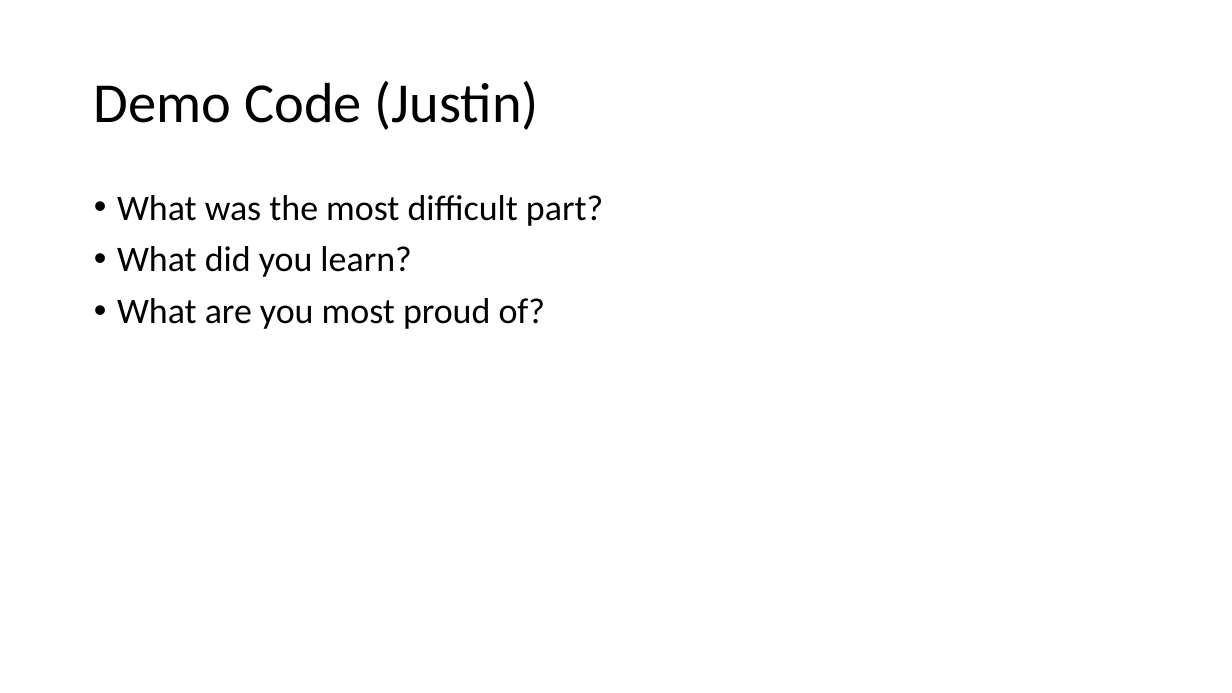
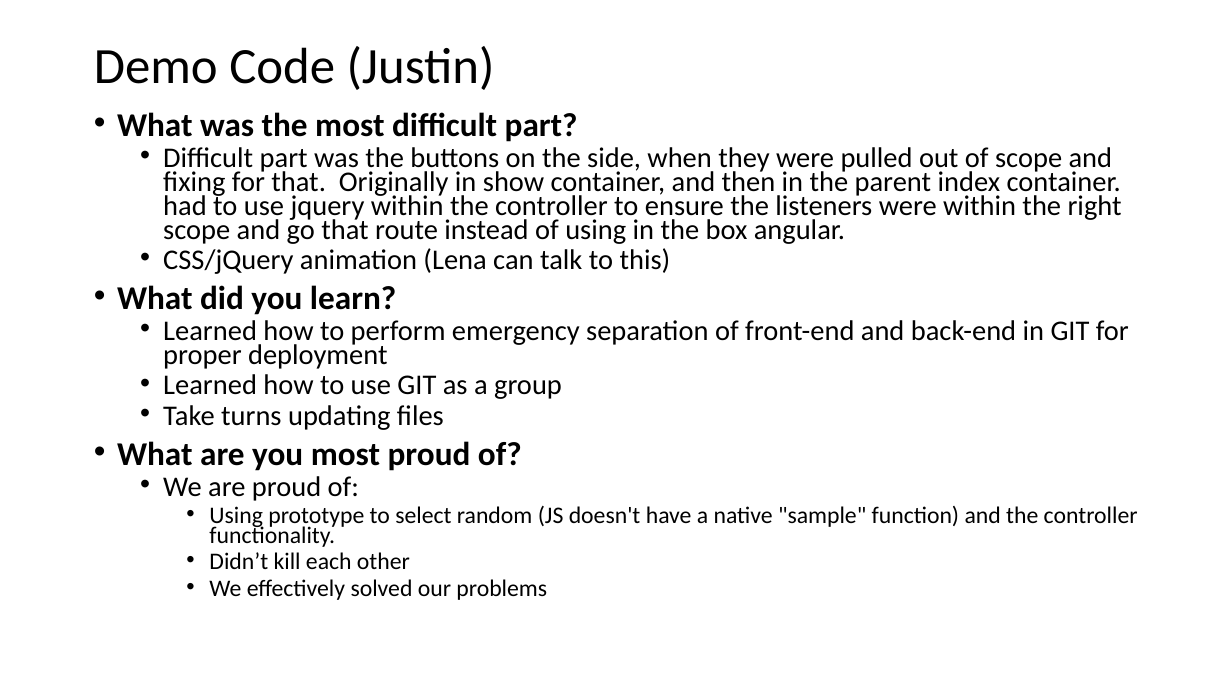
Before and after one commit to fanelenan7/project3, a slide deck: slide 3 of Group_presentation.pptx. Drawn at 1232x693 pixels with LibreOffice and Linux fonts; fonts in the diff are those of the drawing. Boxes give left, top, right and bottom in pixels: in the first picture for what was removed or moved away, otherwise in the second. Text is boxed around its words. In the diff, an @@ line names an element or a change of style, - is before the commit and + after.

```diff
--- a/Group_presentation.pptx
+++ b/Group_presentation.pptx
@@ title "Demo Code (Justin)" at <box>94,46,495,90</box>: size 44 to 39.6 pt @@
@@ text "What was the most difficult ...": place and size @@
-text "What was the most difficult ..." at <box>117,195,603,329</box>
+text "What was the most difficult ..." at <box>117,112,1138,600</box>
@@ text at <box>117,112,578,471</box>: size 28 to 25.9 pt, bold on in "What was the most difficult part?", "What did you learn?", "What are you most proud of?"; line spacing 0.9 to 0.7 @@
@@ text at <box>163,147,1122,274</box>: paragraphs added @@
+  • Difficult part was the buttons on the side, when they were pulled out of scope and fixing for that. Originally in show container, and then in the parent index container. had to use jquery within the controller to ensure the listeners were within the right scope and go that route instead of using in the box angular.
+  • CSS/jQuery animation (Lena can talk to this)
@@ text at <box>163,320,1129,430</box>: paragraphs added @@
+  • Learned how to perform emergency separation of front-end and back-end in GIT for proper deployment
+  • Learned how to use GIT as a group
+  • Take turns updating files
@@ text at <box>163,476,1138,600</box>: paragraphs added @@
+  • We are proud of:
+    • Using prototype to select random (JS doesn't have a native "sample" function) and the controller functionality.
+    • Didn’t kill each other
+    • We effectively solved our problems
```
Also in this commit, not shown: 3 other slides changed, 1 slide added, 1 slide removed, 1 other file.
